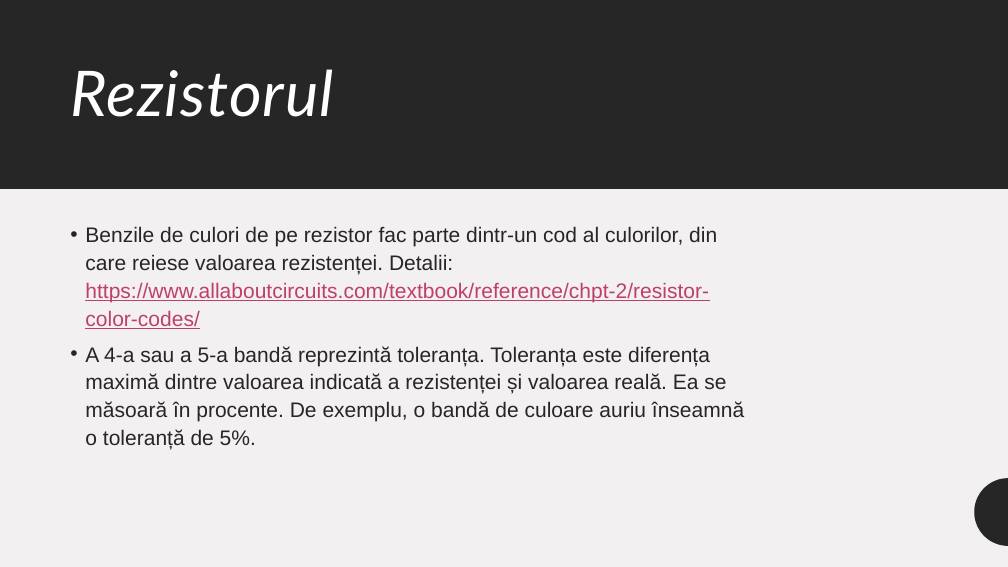
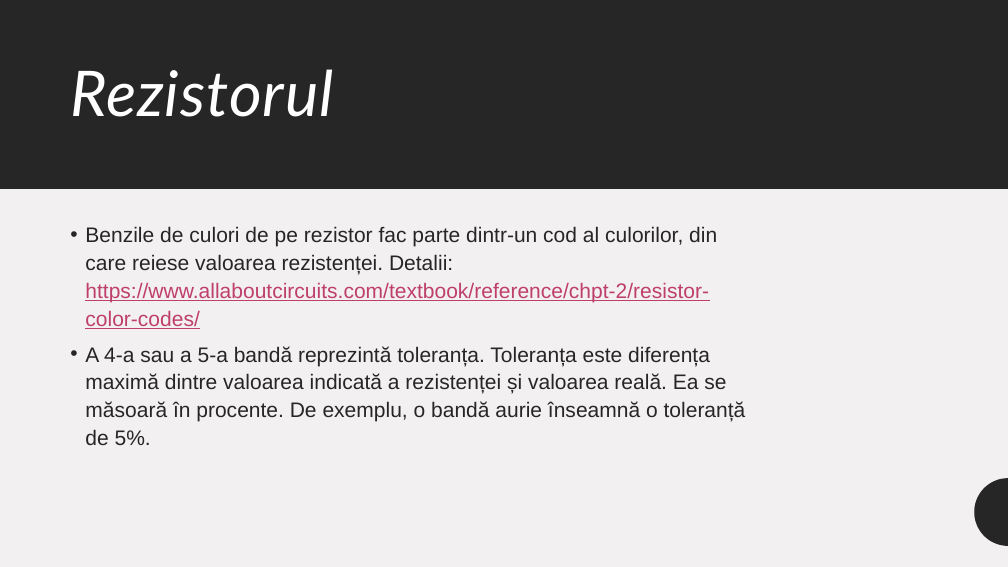
Before and after one commit to mihai-dulgheru/BazelePlaciiProgramabile, a slide deck: slide 17 of Bazele plăcii programabile.pptx. Drawn at 1008x567 pixels with LibreOffice and Linux fonts; fonts in the diff are those of the drawing. Boxes give left, top, right and bottom in pixels: in the first picture for what was removed or moved away, otherwise in the second. Text is boxed around its words. In the diff, an @@ line names an element or a change of style, - is before the commit and + after.

Commit message:
Prezentare: scheme de montaj, fără videoclip, conținut corectat
- Patru slide-uri noi după „Aplicații”, cu schemele de montaj noi
  (pasul 1, pasul 2, pașii 3-4, pasul 5), cu text alternativ.
- Slide-ul cu videoclipul demo e șters, ca și videoclipul din repo
  (prezentarea scade de la 8,7 MB la 1,5 MB).
- Corecturi de conținut: butonul reset repornește programul, pinii
  digitali și citesc, MiniCore e pachet de plăci (nu bibliotecă),
  regula de conectare a breadboard-ului, materialul rezistorului,
  anod/catod și rezistorul în serie la LED, setările din Tools.
- „Aplicații” listează pașii 1-5 ca în README, cu un singur font.
- Logo-ul Arduino are din nou imagine PNG de rezervă pentru
  aplicațiile care nu afișează SVG.
- PDF-ul e exportat din nou (25 de pagini).

```diff
--- a/Bazele plăcii programabile.pptx
+++ b/Bazele plăcii programabile.pptx
@@ text at (x1=85, y1=346, x2=746, y2=445): text changed @@
-• A 4-a sau a 5-a bandă reprezintă toleranța. Toleranța este diferența maximă dintre valoarea indicată a rezistenței și valoarea reală. Ea se măsoară în procente. De exemplu, o bandă de culoare auriu înseamnă o toleranță de 5%.
+• A 4-a sau a 5-a bandă reprezintă toleranța. Toleranța este diferența maximă dintre valoarea indicată a rezistenței și valoarea reală. Ea se măsoară în procente. De exemplu, o bandă aurie înseamnă o toleranță de 5%.
```
Also in this commit, not shown: 14 other slides changed, 4 slides added, 1 slide removed, 1 other file.
